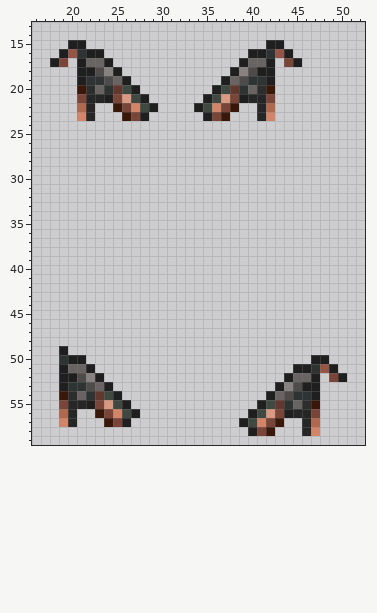
File history of a pixel-art sprite, Resources/Textures/_RMC14/Objects/Weapons/Guns/SMGs/mp27.rsi/inhand-left.png. The first picture shows the starting point.
The file is 64x64 pixels. Colours within 5 levels of each other are drawn and written as one. Shown: x 16..52, y 13..59.
And afterwards:
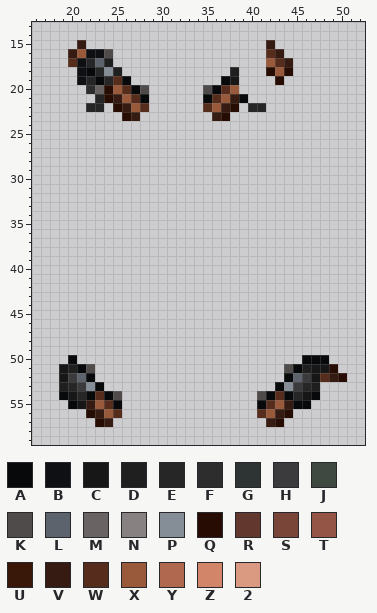
Palette (. is transparent): A #08090b  B #0f1013  C #171718  D #1f1f1f  E #262626  F #2d2d2d  G #2d3433  H #3b3b3d  J #3f4841  K #504b4b  L #5c636c  M #696363  N #888181  P #858d97  Q #270c03  R #61372e  S #794539  T #955546  U #391709  V #351b11  W #562c1d  X #99593b  Y #b0694f  Z #d38569  2 #da9981
What changed:
Changed rows in their new state; - is an unchanged pixel.
first column x 18:
15 --.V--------------------V.--
16 -.VXBBK---------------..WV.-
17 ..WBEL---------------...XWV.
18 ---BAEP--------------...QXQ-
19 ---BEAEWA----------AC....Q--
20 ---.--QXWAK------KAWX....---
21 ---..-QVXWA------AWXVA...---
22 ---.-E-QVXW.----.WXVQ-E-.---
23 ---..---QV.------.VQ---..---
first column x 19:
49 .-------------------------------
50 .A.------------------------AAA--
51 CDAK---------------------KA-CCQ-
52 CHLA.--------------------ALHCWVQ
53 -EHPA.------------------APHE----
54 ACEAWAK---------------KAWAECA---
55 .ACVXWA.--------------AWXVAA.---
56 ..-QVXW..------------.WXVQ...---
57 ..--QV..------------...VQ--..---
58 ---------------------...---..---
Changed places in both pictures, as pixel boxes (x1, y1, x2, y2):
changed: (50, 40, 158, 121)
changed: (194, 40, 302, 121)
changed: (59, 346, 140, 427)
changed: (239, 355, 347, 436)
